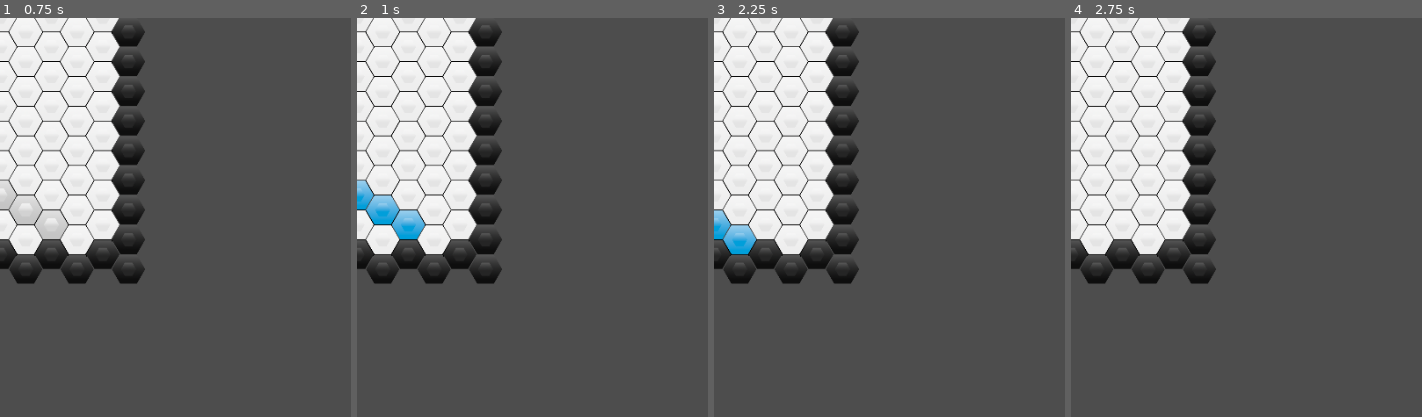
Above: before the commit, frames 1-4 (left to right).
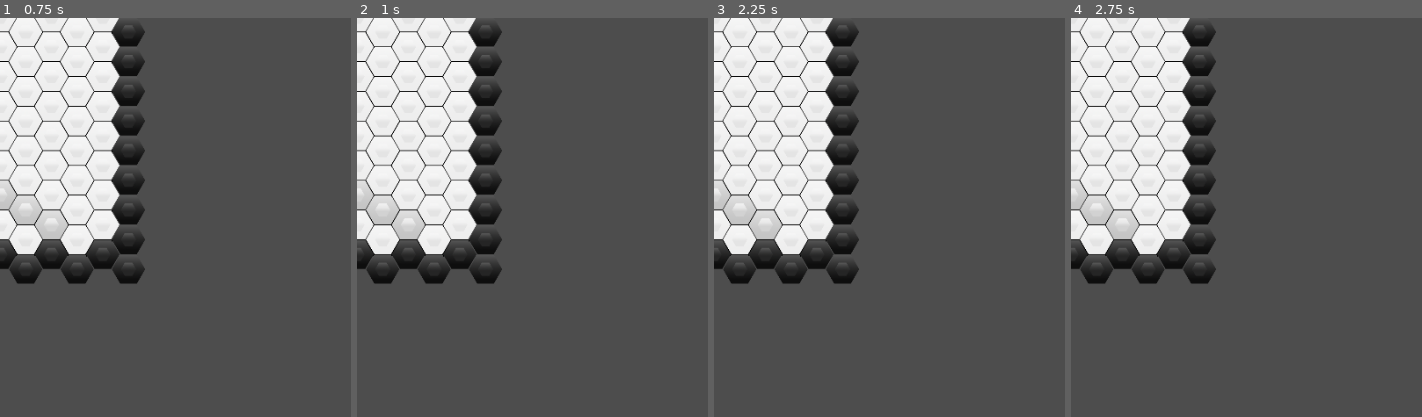
Above: after the commit, the same moments.

Repository: MrSoubi/HexoTangle
Game: Godot game, scene res://TestScene.tscn
Same seed, same stepped clock (60 frames per second), same inputs: the game is played once before the commit and once after it. This scene is started directly instead of the project's main scene.
Inputs:
- Up to frame 1 (0.75 s): tap Enter at 0.5 s; hold Up from 0.53 s (still down); tap Z at 0.6 s
- Up to frame 2 (1 s): keep holding Up; tap Space at 0.77 s; tap C at 0.8 s
- Up to frame 3 (2.25 s): tap Space at 1.07, 1.25, 1.52, 1.55, 1.82, 2.1 s; tap C at 1.35 s; tap Enter at 2 s; release Up at 2.03 s; hold Left from 2.03 s (still down)
- Up to frame 4 (2.75 s): keep holding Left; tap Z at 2.3 s
The pictures show only the part of the screen within x 0-50%, y 25-75%; the shares and areas given below are measured in that part.

Frame 1 is identical in both runs. In frame 2, 1.4% of the frame differs, in the area x 0-20%, y 40-56%; in frame 3, 1.7%, in the area x 0-20%, y 41-60%; in frame 4, 0.9%.
Error before the commit: Invalid assignment of property or key 'texture' with value of type 'CompressedTexture2D' on a base object of type 'null instance'. (res://Scripts/grid.gd:289)
Error after the commit: Invalid assignment of property or key 'texture' with value of type 'CompressedTexture2D' on a base object of type 'null instance'. (res://Scripts/grid.gd:297)

Commit message:
Added sfx

Diff:
--- a/Scripts/grid.gd
+++ b/Scripts/grid.gd
@@ -18,6 +18,14 @@
 var texture_Form_J: Texture2D = load("res://Sprites/Form_J.png")
 var texture_Form_S: Texture2D = load("res://Sprites/Form_S.png")
 var texture_Form_Z: Texture2D = load("res://Sprites/Form_Z.png")
+
+var sfx_hardDrop: AudioStream = load("res://Sound/HardDrop.wav")
+var sfx_softDrop: AudioStream = load("res://Sound/SoftDrop.wav")
+var sfx_rotation: AudioStream = load("res://Sound/Rotation.wav")
+var sfx_movement: AudioStream = load("res://Sound/Movement.wav")
+var sfx_hold: AudioStream = load("res://Sound/Hold.wav")
+var sfx_unhold: AudioStream = load("res://Sound/Unhold.wav")
+var sfx_error: AudioStream = load("res://Sound/Error.wav")
 
 const GRID_HEIGHT: int = 21;
 const GRID_WIDTH: int = 12;
@@ -396,23 +404,33 @@
 			localHex.move(addDirections(Direction.BOTTOM, gridDirection))
 			if isPositionValid(localHex):
 				score += 1;
+			$"../FXPlayer".stream = sfx_softDrop;
 		if event.keycode == KEY_RIGHT:
 			localHex.moveRight();
+			$"../FXPlayer".stream = sfx_movement;
 		if event.keycode == KEY_LEFT:
 			localHex.moveLeft();
+			$"../FXPlayer".stream = sfx_movement;
 		if event.keycode == KEY_UP:
 			localHex = tryRotationAntiClockwise();
+			$"../FXPlayer".stream = sfx_rotation;
 		if event.keycode == KEY_Z:
 			localHex = tryRotationClockwise();
+			$"../FXPlayer".stream = sfx_rotation;
 		if event.keycode == KEY_C:
 			localHex = tryHold();
 		if event.keycode == KEY_SPACE:
 			localHex = hardDrop();
+			$"../FXPlayer".stream = sfx_hardDrop;
 
 		if isPositionValid(localHex):
 			undrawHexomino();
 			currentHexomino = localHex;
 			drawHexomino();
+		else:
+			$"../FXPlayer".stream = sfx_error;
+
+		$"../FXPlayer".play()
 
 func hardDrop() -> Hexomino:
 	var localHex = hexomino.new(currentHexomino.position, currentHexomino.dir, currentHexomino.type, currentHexomino.texture);
@@ -474,6 +492,7 @@
 	if(canHold && heldHexomino == -1):
 		heldHexomino = currentHexomino.type;
 		canHold = false;
+		$"../FXPlayer".stream = sfx_hold;
 		var type = getNextHexomino()
 		localHex = hexomino.new(startingPosition, Direction.TOP, type, GetTextureFromType(type));
 	else:
@@ -482,6 +501,7 @@
 			$"../CanvasLayer/VBoxContainer/Control/HoldLabel".texture = null;
 			heldHexomino = currentHexomino.type;
 			canHold = false;
+			$"../FXPlayer".stream = sfx_unhold;
 		else:
 			localHex = null;
 
--- a/game.tscn
+++ b/game.tscn
@@ -97,8 +97,10 @@
 offset = Vector2(0, 200)
 metadata/_edit_use_anchors_ = true
 
-[node name="AudioStreamPlayer2D" type="AudioStreamPlayer2D" parent="."]
+[node name="BackGroundMusicPlayer" type="AudioStreamPlayer2D" parent="."]
 stream = ExtResource("8_ftwso")
 autoplay = true
 
+[node name="FXPlayer" type="AudioStreamPlayer2D" parent="."]
+
 [connection signal="timeout" from="Timer" to="." method="_on_timer_timeout"]
Not shown, added: Sound/Error.wav.import
Not shown, added: Sound/HardDrop.wav.import
Not shown, added: Sound/Hold.wav.import
Not shown, added: Sound/Movement.wav.import
Not shown, added: Sound/Rotation.wav.import
Not shown, added: Sound/SoftDrop.wav.import
Not shown, added: Sound/Unhold.wav.import
Not shown, added: Sound/Error.wav
Not shown, added: Sound/HardDrop.wav
Not shown, added: Sound/Hold.wav
Not shown, added: Sound/Movement.wav
Not shown, added: Sound/Rotation.wav
(and 2 more such lines)
